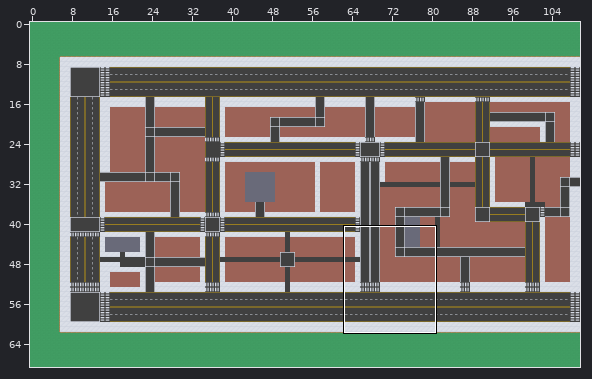
LDtk project, stored at Assets/Map/Map/Team-Project-Map.ldtk. The picture above shows the old version from afar; the outline marks the close-up.
Close-up. As it was:
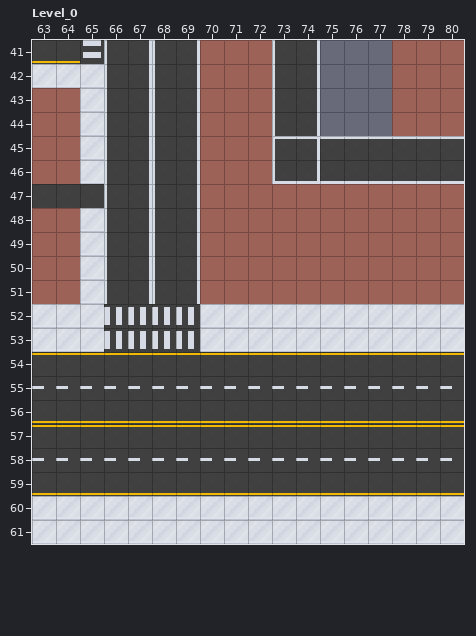
Cells are 16x16 px. Shown: Level_0 x 63..80, y 41..61. The commit also changed other parts of the map, which this record leaves out.
New version:
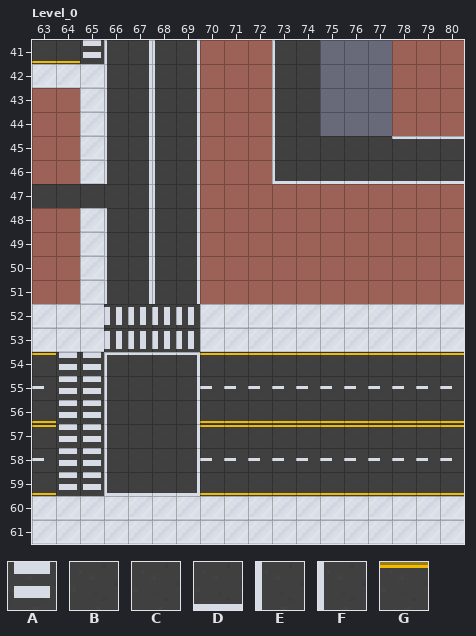
Key: from "Crosswork_Vertical": A 1 "Crosswork_Vertical"; from "Default_Road": B 1 "Default_Road"; from "Intersection": C 1 "Intersection"; from "WLD": D 1 "WLD"; from "WLL": E 1 "WLL"; from "YDG_V": F 1 "YDG_V"; from "Yellow_Line_Road_Big_H": G 1 "Yellow_Line_Road_Big_H".
_ is an empty cell.
Tiles of an added or newly shown layer are drawn over the layers below it.
The edit:
{"where": "layer \"WLL\" (added)"}
{"y":45,"x":73,"old":"_","new":"E"}
{"where": "layer \"WLD\" (added)"}
{"y":46,"x":74,"old":"_","new":"D"}
{"where": "layer \"YDG_V\""}
{"y":47,"x":66,"old":"F","new":"_"}
{"where": "layer \"Intersection\""}
{"y":45,"x":73,"old":"CC","new":"__"}
{"y":46,"x":74,"old":"C","new":"_"}
{"y":54,"x":66,"old":"____","new":"CCCC"}
{"y":55,"x":66,"old":"____","new":"CCCC"}
{"y":56,"x":66,"old":"____","new":"CCCC"}
{"y":57,"x":66,"old":"____","new":"CCCC"}
{"y":58,"x":66,"old":"____","new":"CCCC"}
{"y":59,"x":66,"old":"____","new":"CCCC"}
{"where": "layer \"Crosswork_Vertical\""}
{"y":54,"x":64,"old":"__","new":"AA"}
{"y":55,"x":64,"old":"__","new":"AA"}
{"y":56,"x":64,"old":"__","new":"AA"}
{"y":57,"x":64,"old":"__","new":"AA"}
{"y":58,"x":64,"old":"__","new":"AA"}
{"y":59,"x":64,"old":"__","new":"AA"}
{"where": "layer \"Yellow_Line_Road_Big_H\""}
{"y":57,"x":64,"old":"GGGGGG","new":"______"}
{"where": "layer \"Default_Road\""}
{"y":41,"x":74,"old":"_","new":"B"}
{"y":42,"x":74,"old":"_","new":"B"}
{"y":43,"x":74,"old":"_","new":"B"}
{"y":44,"x":74,"old":"_","new":"B"}
{"y":45,"x":74,"old":"____","new":"BBBB"}
{"y":47,"x":66,"old":"_","new":"B"}
